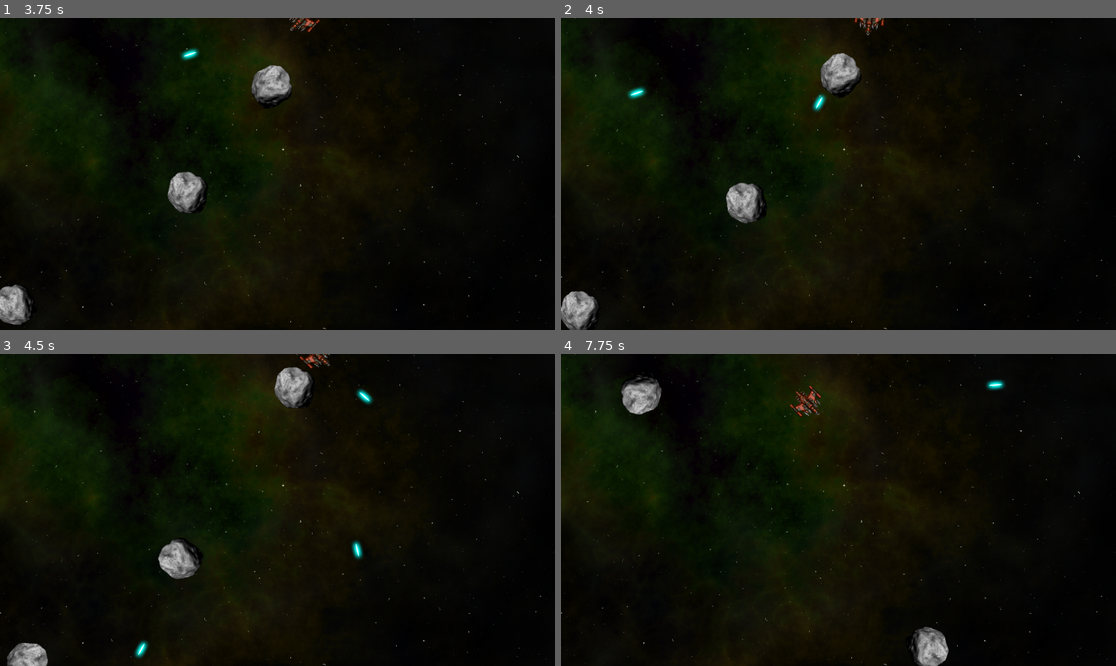
Above: before the commit, frames 1-4 (two rows, left to right).
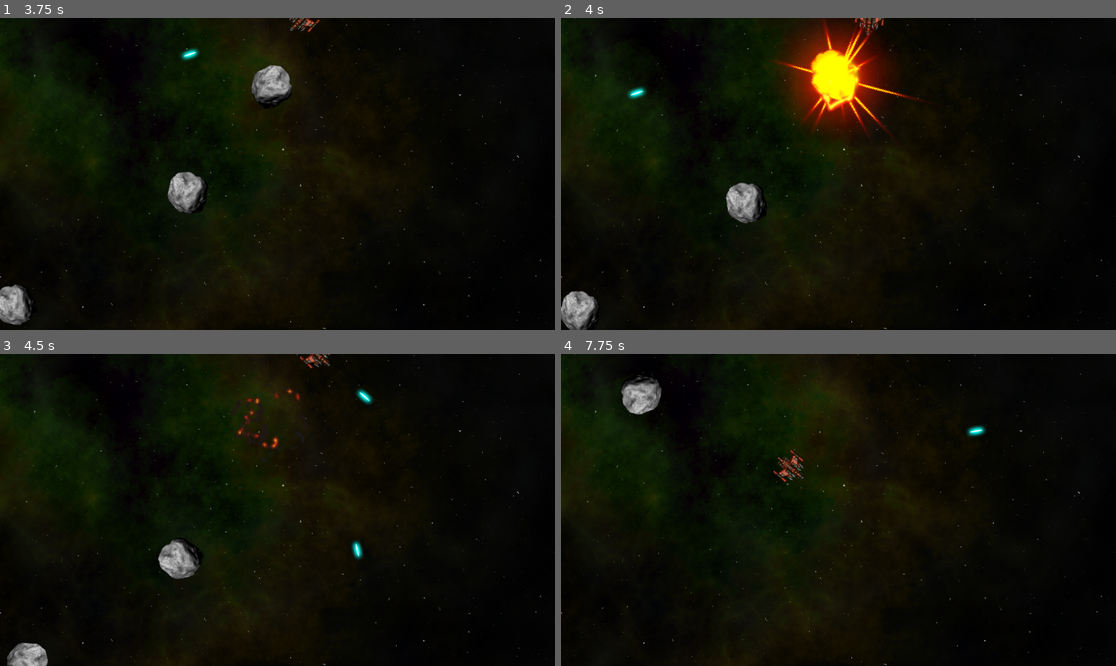
Above: after the commit, the same moments.

Repository: yellyB/space-rock
Game: Godot game, scene res://main.tscn
The game is run twice, just before and just after one commit, with the same random seed, the same clock (stepped at 60 frames per second) and the same inputs.
Inputs:
- Up to frame 1 (3.75 s): hold Space (shoot) 0.53-1.28 s; hold W (thrust) 0.53-2.03 s; tap Space (shoot) at 1.35, 2.85 s; hold Space (shoot) 2.03-2.78 s; hold A (rotate_left) from 2.03 s (still down); hold Space (shoot) from 3.53 s (still down)
- Up to frame 2 (4 s): keep holding A (rotate_left); keep holding Space (shoot)
- Up to frame 3 (4.5 s): release A (rotate_left) at 4.28 s; release Space (shoot) at 4.28 s; hold D (rotate_right) from 4.28 s (still down); tap Space (shoot) at 4.35 s
- Up to frame 4 (7.75 s): release D (rotate_right) at 5.03 s; hold W (thrust) 5.03-5.78 s; hold Space (shoot) 5.03-5.78 s; hold D (rotate_right) from 5.78 s (still down); tap Space (shoot) at 5.85, 7.35 s; hold Space (shoot) 6.53-7.28 s

Frame 1 is identical in both runs. In frame 2, 5.6% of the frame differs, in the area x 38-66%, y 0-38%; in frame 3, 0.9%; in frame 4, 1.3%.
Error before the commit: Invalid call. Nonexistent function 'explode' in base 'RigidBody2D (rock.gd)'. (res://Bullet.gd:22)

Commit message:
imp: 바위 사격시 애니메이션 추가

Diff:
--- a/Bullet.gd
+++ b/Bullet.gd
@@ -17,7 +17,6 @@
 
 # 총알 body entered 시그널 연결
 func _on_body_entered(body):
-	# todo: 추후 만들어질 바위 씬을 위한 코드
 	if body.is_in_group("rocks"):
 		body.explode()
 		queue_free()
--- a/explosion.tscn
+++ b/explosion.tscn
@@ -1,6 +1,11 @@
 [gd_scene load_steps=5 format=3 uid="uid://b0vl51e27h8f1"]
 
 [ext_resource type="Texture2D" uid="uid://k2pcjhbmmr2b" path="res://assets/explosion.png" id="1_d2bgi"]
+
+[sub_resource type="Animation" id="Animation_k1wtw"]
+resource_name = "RESET"
+length = 0.64
+step = 0.01
 
 [sub_resource type="Animation" id="Animation_jhisc"]
 resource_name = "explosion"
@@ -19,21 +24,6 @@
 "values": [0, 63]
 }
 
-[sub_resource type="Animation" id="Animation_k1wtw"]
-length = 0.001
-tracks/0/type = "value"
-tracks/0/imported = false
-tracks/0/enabled = true
-tracks/0/path = NodePath(".:frame")
-tracks/0/interp = 1
-tracks/0/loop_wrap = true
-tracks/0/keys = {
-"times": PackedFloat32Array(0),
-"transitions": PackedFloat32Array(1),
-"update": 1,
-"values": [0]
-}
-
 [sub_resource type="AnimationLibrary" id="AnimationLibrary_ug4ry"]
 _data = {
 "RESET": SubResource("Animation_k1wtw"),
@@ -44,6 +34,7 @@
 texture = ExtResource("1_d2bgi")
 hframes = 8
 vframes = 8
+frame = 63
 metadata/_edit_group_ = true
 
 [node name="AnimationPlayer" type="AnimationPlayer" parent="."]
--- a/rock.gd
+++ b/rock.gd
@@ -4,6 +4,7 @@
 var size
 var radius
 var scale_factor = 0.2  # size를 곱해 Sprite2D 스케일, 콜리전 반지름 등 설정
+signal exploded
 
 func start(_position, _velocity, _size):
 	position = _position
@@ -16,6 +17,7 @@
 	$CollisionShape2D.shape = shape  # 바위 size에 따라 콜리전 크기 계산
 	linear_velocity = _velocity
 	angular_velocity = randf_range(-PI, PI)  # 시계방향 혹은 반시계방향으로 설정
+	$Explosion.scale = Vector2.ONE * 0.75 * size  # 폭발 크기를 바위 크기에 맞춰 조정
 
 
 func _integrate_forces(physics_state):
@@ -24,3 +26,15 @@
 	xform.origin.x = wrapf(xform.origin.x, 0 - radius, screensize.x + radius)
 	xform.origin.y = wrapf(xform.origin.y, 0 - radius, screensize.y + radius)
 	physics_state.transform = xform
+
+func explode():
+	$CollisionShape2D.set_deferred("disabled", true)  # CollisionShape2D 노드의 충돌 감지를 비활성화
+	$Sprite2D.hide()
+	$Explosion/AnimationPlayer.play("explosion")
+	$Explosion.show()  # Explosion 노드를 화면에 표시
+	exploded.emit(size, radius, position, linear_velocity)  # exploded라는 시그널을 방출
+	# 폭발된 위치에서 멈출 수 있도록 velocity 값 초기화
+	linear_velocity = Vector2.ZERO
+	angular_velocity = 0
+	await $Explosion/AnimationPlayer.animation_finished  # 애니메이션 종료까지 기다린 후 다음 실행
+	queue_free()  # 노드를 씬에서 제거
--- a/rock.tscn
+++ b/rock.tscn
@@ -1,7 +1,8 @@
-[gd_scene load_steps=4 format=3 uid="uid://ypn7larn0yym"]
+[gd_scene load_steps=5 format=3 uid="uid://ypn7larn0yym"]
 
 [ext_resource type="Script" path="res://rock.gd" id="1_5wkmx"]
 [ext_resource type="Texture2D" uid="uid://0mdyh4r3652d" path="res://assets/rock.png" id="1_amnfn"]
+[ext_resource type="PackedScene" uid="uid://b0vl51e27h8f1" path="res://explosion.tscn" id="3_ms8kw"]
 
 [sub_resource type="PhysicsMaterial" id="PhysicsMaterial_ooynl"]
 bounce = 1.0
@@ -17,3 +18,8 @@
 texture = ExtResource("1_amnfn")
 
 [node name="CollisionShape2D" type="CollisionShape2D" parent="."]
+
+[node name="Explosion" parent="." instance=ExtResource("3_ms8kw")]
+visible = false
+
+[connection signal="exploded" from="." to="." method="_on_exploded"]
